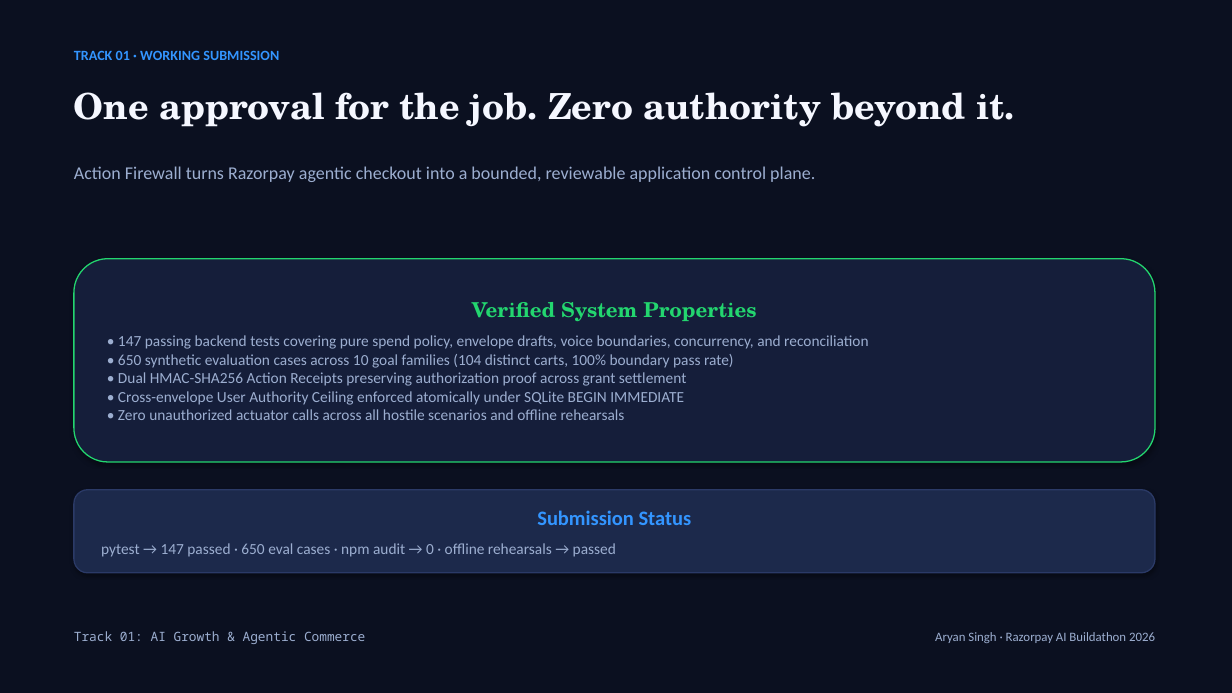
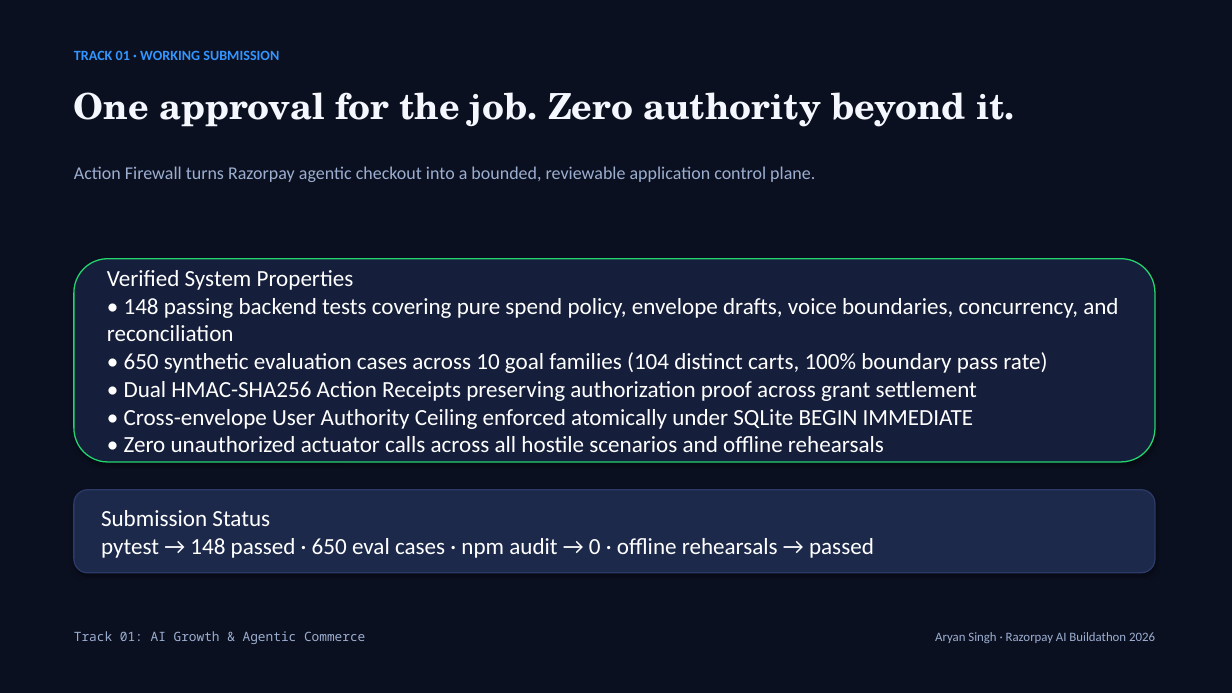
Before and after one commit to its-aryansingh/action-firewall, a slide deck: slide 10 of docs/Razorpay_Buildathon_Action_Firewall_Deck.pptx. Drawn at 1232x693 pixels with LibreOffice and Linux fonts; fonts in the diff are those of the drawing. Boxes give left, top, right and bottom in pixels: in the first picture for what was removed or moved away, otherwise in the second. Text is boxed around its words. In the diff, an @@ line names an element or a change of style, - is before the commit and + after.

```diff
--- a/docs/Razorpay_Buildathon_Action_Firewall_Deck.pptx
+++ b/docs/Razorpay_Buildathon_Action_Firewall_Deck.pptx
@@ text in rounded rectangle at <box>107,298,1118,452</box>: text changed; size 12 to 18 pt; text colour #9CAED0 to #FFFFFF @@
-• 147 passing backend tests covering pure spend policy, envelope drafts, voice boundaries, concurrency, and reconciliation
-• 650 synthetic evaluation cases across 10 goal families (104 distinct carts, 100% boundary pass rate)
-• Dual HMAC-SHA256 Action Receipts preserving authorization proof across grant settlement
-• Cross-envelope User Authority Ceiling enforced atomically under SQLite BEGIN IMMEDIATE
-• Zero unauthorized actuator calls across all hostile scenarios and offline rehearsals
+• 148 passing backend tests covering pure spend policy, envelope drafts, voice boundaries, concurrency, and reconciliation
+• 650 synthetic evaluation cases across 10 goal families (104 distinct carts, 100% boundary pass rate)
+• Dual HMAC-SHA256 Action Receipts preserving authorization proof across grant settlement
+• Cross-envelope User Authority Ceiling enforced atomically under SQLite BEGIN IMMEDIATE
+• Zero unauthorized actuator calls across all hostile scenarios and offline rehearsals
@@ text in rounded rectangle at <box>107,270,354,290</box>: size 16 to 18 pt, font TeX Gyre Schola to Calibri, text colour #23D66F to #FFFFFF, bold off in "Verified System Properties"; alignment centre to left; less space between paragraphs @@
@@ text in rounded rectangle at <box>101,538,874,558</box>: text changed; size 12 to 18 pt; text colour #9CAED0 to #FFFFFF @@
-pytest → 147 passed · 650 eval cases · npm audit → 0 · offline rehearsals → passed
+pytest → 148 passed · 650 eval cases · npm audit → 0 · offline rehearsals → passed
@@ text in rounded rectangle at <box>101,510,270,526</box>: size 16 to 18 pt, text colour #3395FF to #FFFFFF, bold off in "Submission Status"; alignment centre to left; less space between paragraphs @@
```
Also in this commit, not shown: 2 other slides changed, 22 other files.
